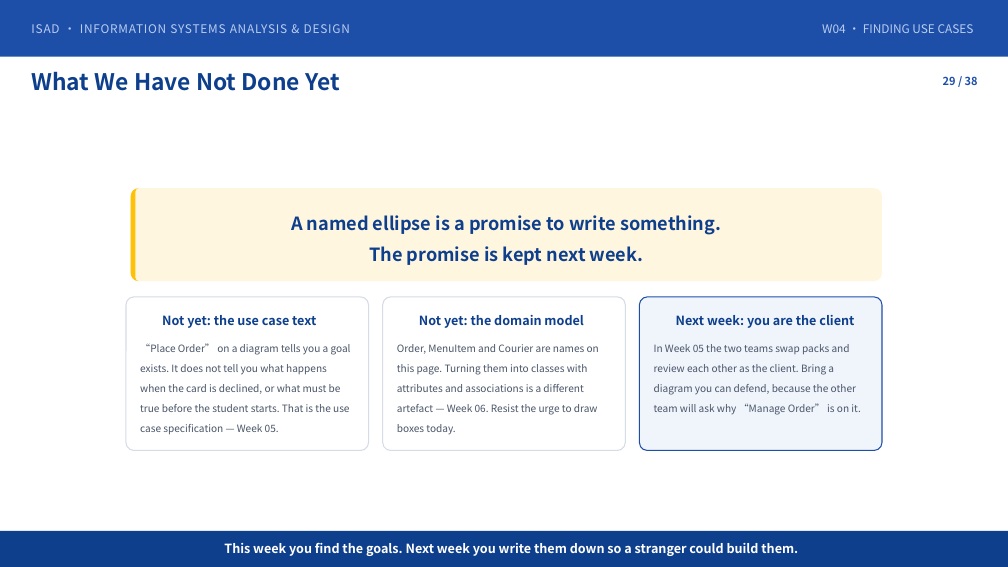
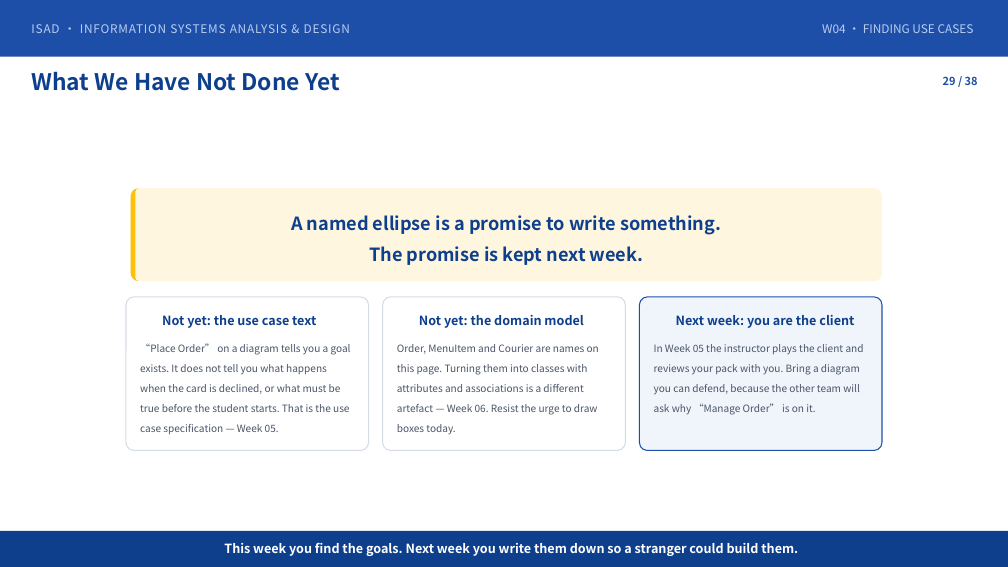
Before and after one commit to klausren/isad-course, a slide deck: slide 29 of 01-slides/W04-Requirements-and-Use-Case-Modeling.pptx. Drawn at 1008x567 pixels with LibreOffice and Linux fonts; fonts in the diff are those of the drawing; background and template pictures are left out. Boxes give left, top, right and bottom in pixels: in the first picture for what was removed or moved away, otherwise in the second. Text is boxed around its words. In the diff, an @@ line names an element or a change of style, - is before the commit and + after.

```diff
--- a/01-slides/W04-Requirements-and-Use-Case-Modeling.pptx
+++ b/01-slides/W04-Requirements-and-Use-Case-Modeling.pptx
@@ text at (654,344,864,415): text changed @@
-In Week 05 the two teams swap packs and review each other as the client. Bring a diagram you can defend, because the other team will ask why “Manage Order” is on it.
+In Week 05 the instructor plays the client and reviews your pack with you. Bring a diagram you can defend, because the other team will ask why “Manage Order” is on it.
```
Also in this commit, not shown: 1 other slide changed, 13 other files.
